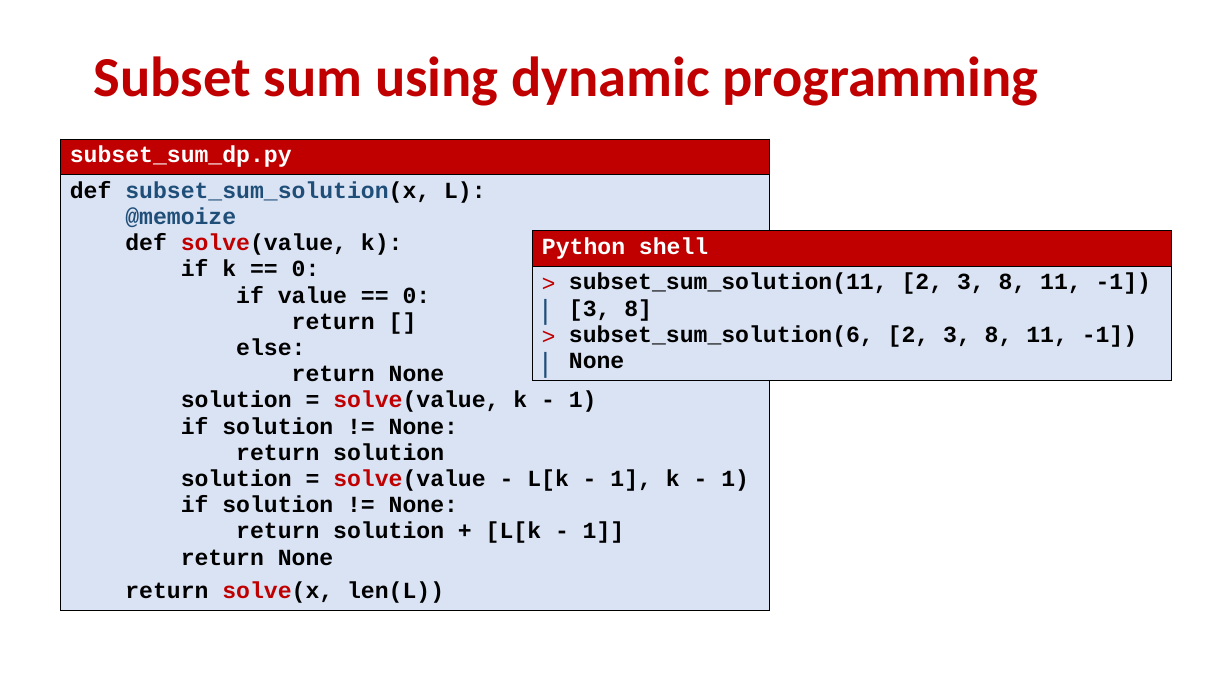
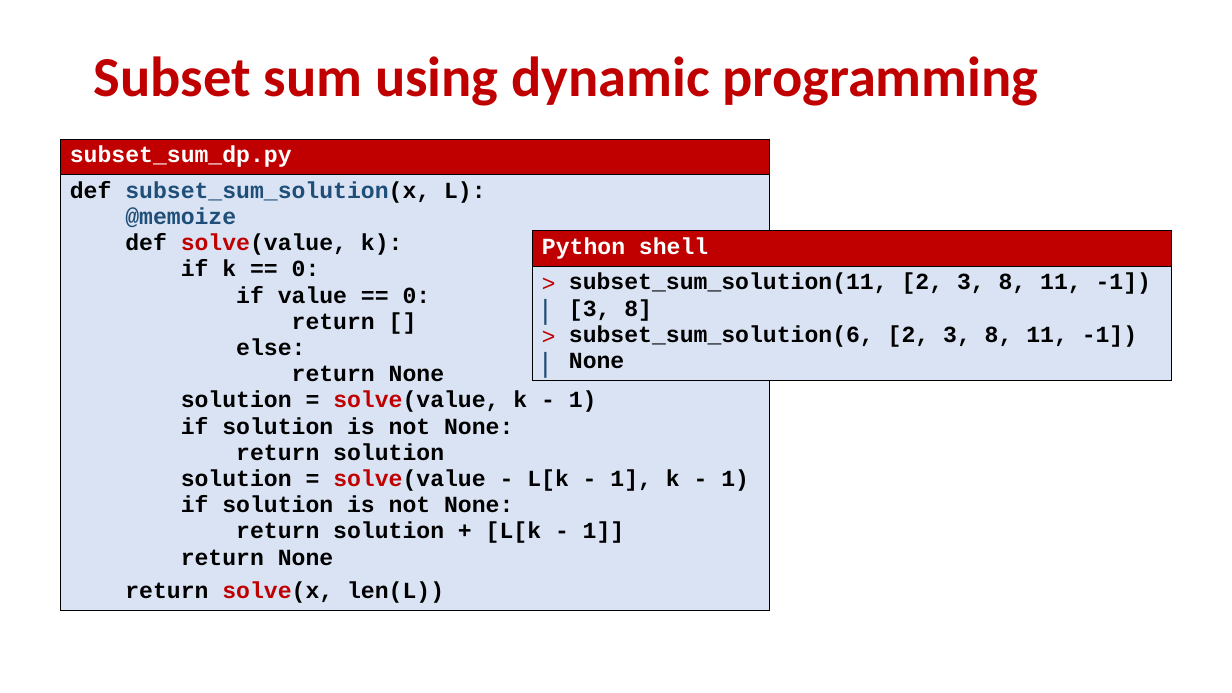
Before and after one commit to gsbrodal/gsbrodal.github.io, a slide deck: slide 12 of ipsa/slides/dynamic_programming.pptx. Drawn at 1232x693 pixels with LibreOffice and Linux fonts; fonts in the diff are those of the drawing. Boxes give left, top, right and bottom in pixels: in the first picture for what was removed or moved away, otherwise in the second. Text is boxed around its words. In the diff, an @@ line names an element or a change of style, - is before the commit and + after.

Commit message:
all-slides-with-answers.pdf all-slides.pdf code.zip dynamic_programming.pdf dynamic_programming.pptx gui.pdf gui.pptx java.pdf java.pptx

```diff
--- a/ipsa/slides/dynamic_programming.pptx
+++ b/ipsa/slides/dynamic_programming.pptx
@@ table at (61,139,770,636) @@
-row 2, column 1: def subset_sum_solution(x, L): / @memoize / def solve(value, k): / if k == 0: / if value == 0: / return [] / else: / return None / solution = solve(value, k - 1) / if solution != None: / return solution / solution = solve(value - L[k - 1], k - 1) / if solution != None: / return solution + [L[k - 1]] / return None / return solve(x, len(L))
+row 2, column 1: def subset_sum_solution(x, L): / @memoize / def solve(value, k): / if k == 0: / if value == 0: / return [] / else: / return None / solution = solve(value, k - 1) / if solution is not None: / return solution / solution = solve(value - L[k - 1], k - 1) / if solution is not None: / return solution + [L[k - 1]] / return None / return solve(x, len(L))
```
Also in this commit, not shown: 8 other files.
